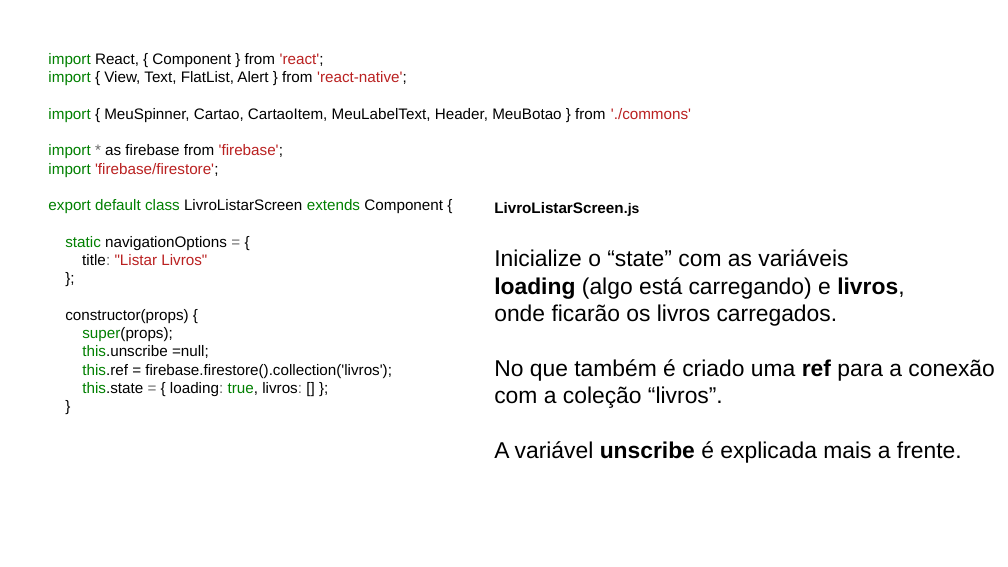
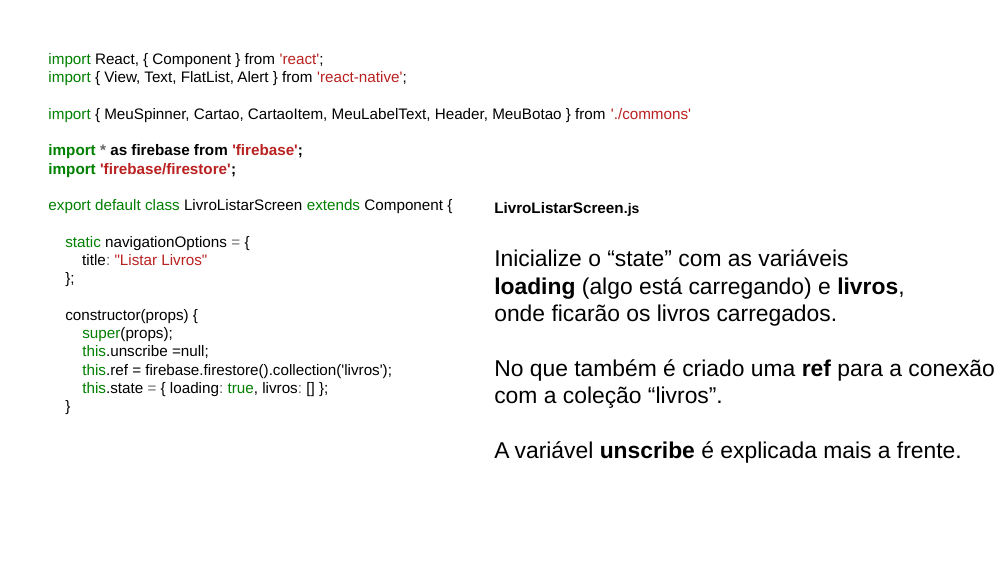
Before and after one commit to jeffersoncarvalho/PIDM-2019_2, a slide deck: slide 7 of SLIDES/parte2/aula06.odp. Drawn at 1008x567 pixels with LibreOffice and Linux fonts; fonts in the diff are those of the drawing; background and template pictures are left out. Boxes give left, top, right and bottom in pixels: in the first picture for what was removed or moved away, otherwise in the second. Text is boxed around its words. In the diff, an @@ line names an element or a change of style, - is before the commit and + after.

```diff
--- a/SLIDES/parte2/aula06.odp
+++ b/SLIDES/parte2/aula06.odp
@@ text at box(48, 144, 303, 177): bold on in "import * as firebase from 'firebase';", "import 'firebase/firestore';" @@
```
Also in this commit, not shown: 1 slide added, 2 other files.
